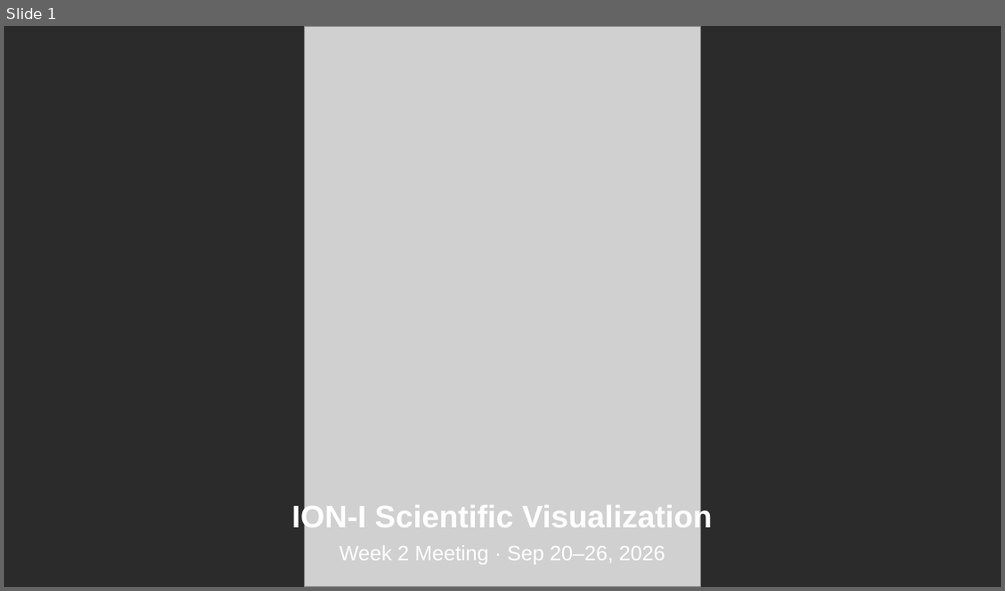
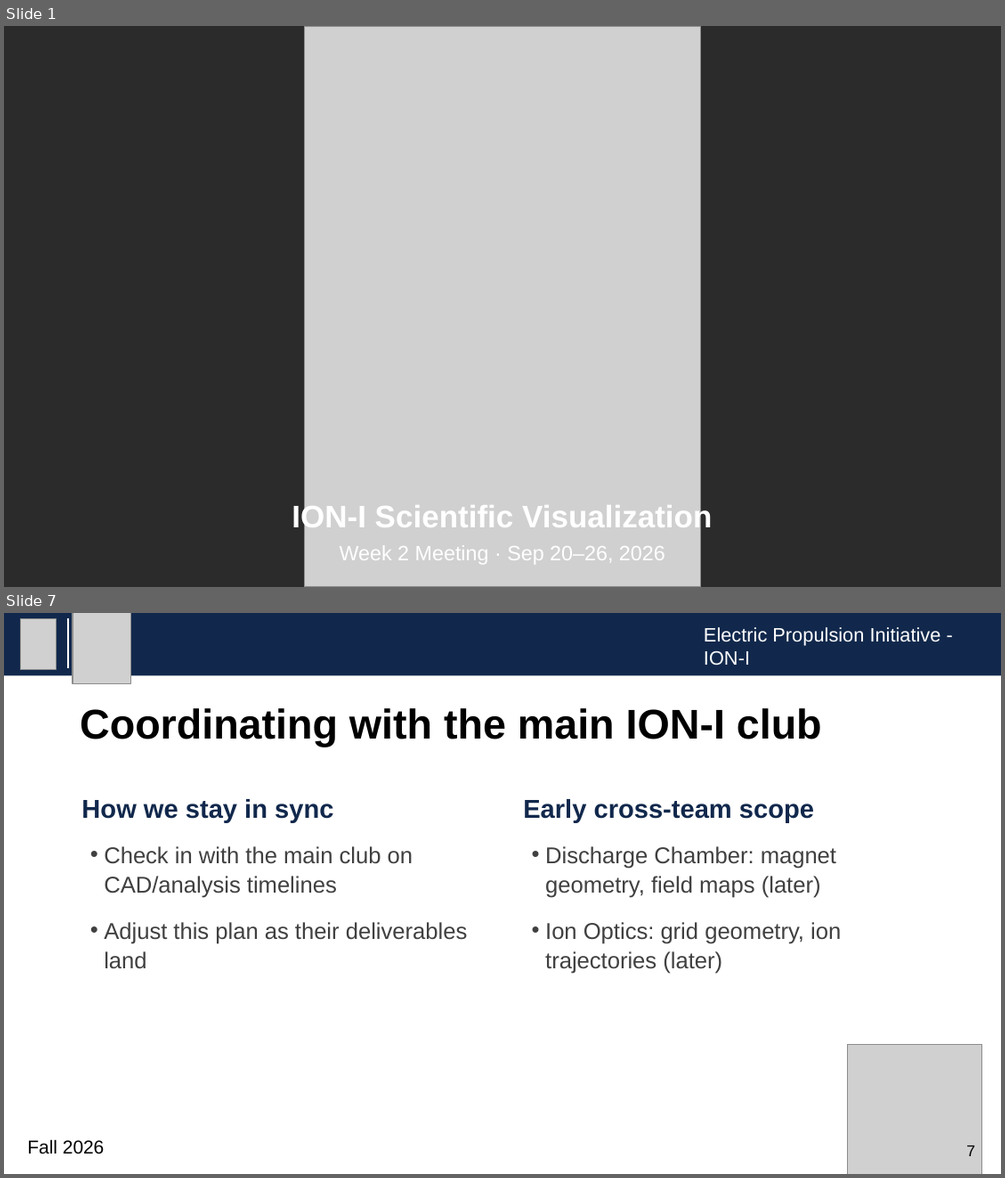
Before and after one commit to quyaoning/ioni-visual, a slide deck: Meeting Slides/2026-09-20_ioni-visual.pptx. Shown one above the other, each under a label of ours: slide 1 before the commit, slides 1 and 7 after it; the slides between them are not shown. The pictures are 1005x591 and 1005x1178 pixels, drawn with LibreOffice and Linux fonts; fonts in the diff are those of the drawing; grey boxes stand for pictures; background and template pictures are left out; a plain dark background stands for a picture behind light text. Boxes give left, top, right and bottom in pixels: in the first picture for what was removed or moved away, otherwise in the second. Text is boxed around its words. In the diff, an @@ line names an element or a change of style, - is before the commit and + after.

```diff
--- a/Meeting Slides/2026-09-20_ioni-visual.pptx
+++ b/Meeting Slides/2026-09-20_ioni-visual.pptx
@@ slide 7 added at <box>4,613,1001,1174</box>, background #FFFFFF @@
@@ rectangle added at <box>4,613,1001,674</box>, fill #11284C @@
@@ picture added at <box>21,618,57,669</box> @@
@@ line added from (68, 618) to (68, 668), #FFFFFF 1.5 pt @@
@@ picture added at <box>73,613,130,684</box> @@
@@ text added at <box>704,627,941,666</box>, 14 pt, text #FFFFFF @@
+Electric Propulsion Initiative - ION-I
@@ title added at <box>80,708,822,747</box>, 30 pt, text #000000, bold @@
+Coordinating with the main ION-I club
@@ text added at <box>81,799,333,822</box>, 18.8 pt, text #11284C, bold @@
+How we stay in sync
@@ text added at <box>523,799,814,822</box>, 18.8 pt, text #11284C, bold @@
+Early cross-team scope
@@ text added at <box>104,846,468,969</box>, 16.5 pt, text #404040 @@
+• Check in with the main club on CAD/analysis timelines
+• Adjust this plan as their deliverables land
@@ text added at <box>545,846,841,973</box>, 16.5 pt, text #404040 @@
+• Discharge Chamber: magnet geometry, field maps (later)
+• Ion Optics: grid geometry, ion trajectories (later)
@@ picture added at <box>848,1045,983,1174</box> @@
@@ text added at <box>27,1139,105,1154</box>, 13.5 pt, text #000000 @@
+Fall 2026
@@ text added at <box>966,1145,975,1156</box>, 11.2 pt, text #000000 @@
+7
```
Also in this commit, not shown: 3 slides changed, 8 other slides added.
